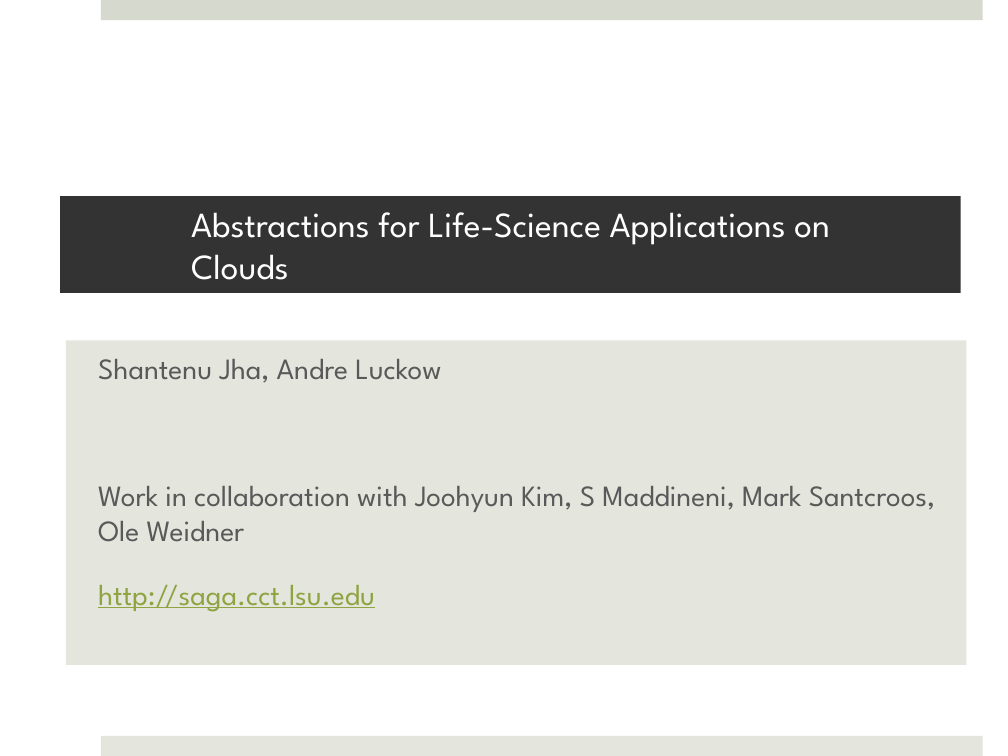
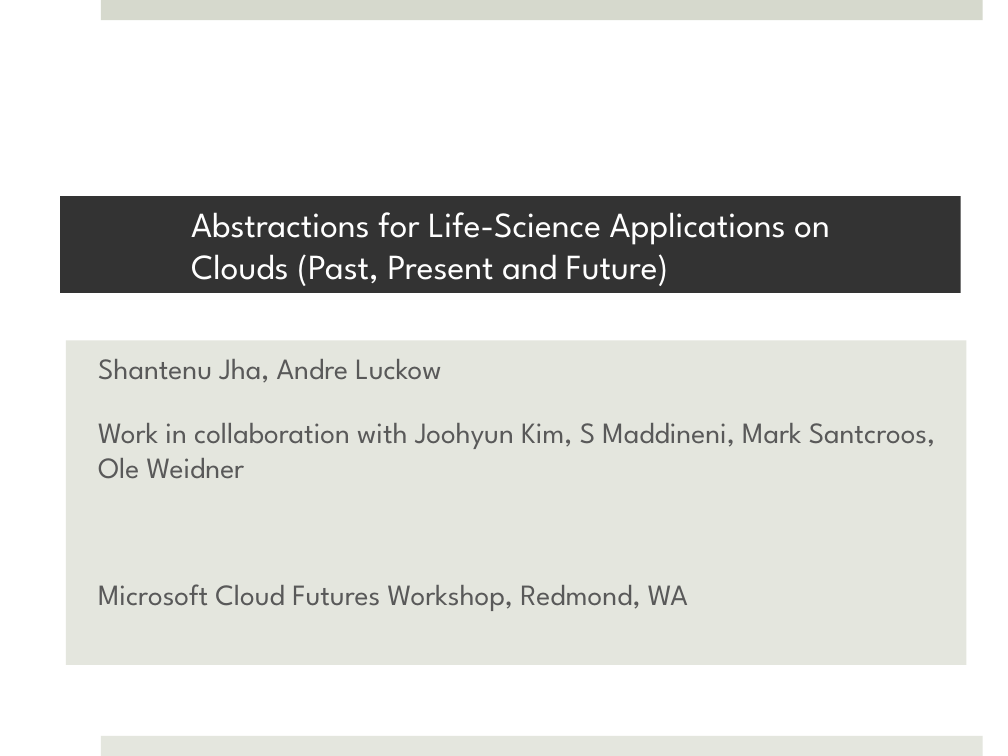
Before and after one commit to saga-project/saga-cpp-legacy-projects, a slide deck: slide 1 of saga-talks/abstractions_for_ls-microsoft.pptx. Drawn at 1008x756 pixels with LibreOffice and Linux fonts; fonts in the diff are those of the drawing; background and template pictures are left out. Boxes give left, top, right and bottom in pixels: in the first picture for what was removed or moved away, otherwise in the second. Text is boxed around its words. In the diff, an @@ line names an element or a change of style, - is before the commit and + after.

```diff
--- a/saga-talks/abstractions_for_ls-microsoft.pptx
+++ b/saga-talks/abstractions_for_ls-microsoft.pptx
@@ title at (x1=191, y1=212, x2=829, y2=286): text changed @@
-Abstractions for Life-Science Applications on Clouds
+Abstractions for Life-Science Applications on Clouds (Past, Present and Future)
@@ subtitle at (x1=98, y1=584, x2=688, y2=611): text changed; text colour #8DA440 to #595959 @@
-http://saga.cct.lsu.edu
+Microsoft Cloud Futures Workshop, Redmond, WA
```
Also in this commit, not shown: 7 other slides changed, 4 slides added, 2 slides removed.
